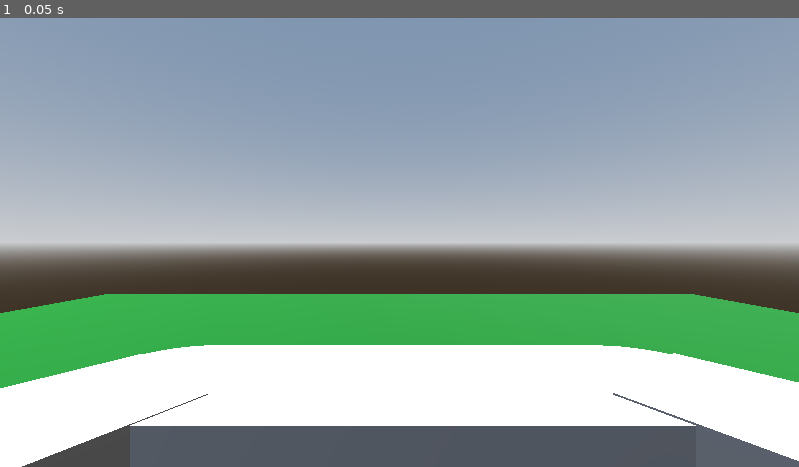
Above: before the commit, frame 1.
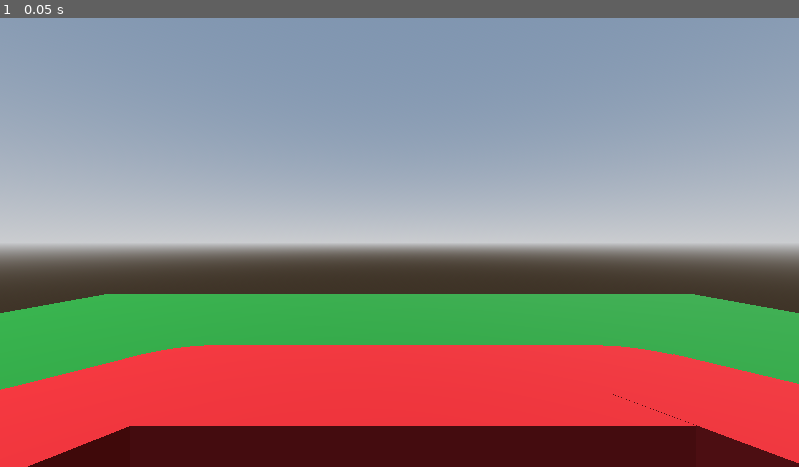
Above: after the commit, the same moment.

Repository: AlexPrada05/ProyectoFinalVR_v2
Game: Godot game, scene res://main.tscn
Two runs of this game, one before a commit and one after it. Both use one fixed random seed, a clock stepped at 60 frames per second and the inputs below.
Inputs:
- Up to frame 1 (0.05 s): no input

The runs differ from the first frame. In frame 1, 25% of the frame differs, in the area x 0-100%, y 72-100%.

Commit message:
cambio en el aspecto y colocacion de la mesa

Diff:
--- a/main.tscn
+++ b/main.tscn
@@ -36,15 +36,31 @@
 [sub_resource type="BoxShape3D" id="BoxShape3D_0xm2m"]
 size = Vector3(20, 1, 20)
 
+[sub_resource type="StandardMaterial3D" id="StandardMaterial3D_lquwl"]
+albedo_color = Color(0.49411765, 0, 0.03137255, 1)
+
 [sub_resource type="CylinderMesh" id="CylinderMesh_h2yge"]
+material = SubResource("StandardMaterial3D_lquwl")
+
+[sub_resource type="StandardMaterial3D" id="StandardMaterial3D_7mycd"]
+albedo_color = Color(0.49411765, 0, 0.03137255, 1)
 
 [sub_resource type="BoxMesh" id="BoxMesh_lquwl"]
+material = SubResource("StandardMaterial3D_7mycd")
 size = Vector3(3, 1, 1)
 
+[sub_resource type="StandardMaterial3D" id="StandardMaterial3D_272bh"]
+albedo_color = Color(0.49411765, 0, 0.03137255, 1)
+
 [sub_resource type="BoxMesh" id="BoxMesh_7mycd"]
+material = SubResource("StandardMaterial3D_272bh")
 size = Vector3(3, 1, 1)
 
+[sub_resource type="StandardMaterial3D" id="StandardMaterial3D_5vw27"]
+albedo_color = Color(0.49411765, 0, 0.03137255, 1)
+
 [sub_resource type="BoxMesh" id="BoxMesh_272bh"]
+material = SubResource("StandardMaterial3D_5vw27")
 size = Vector3(3, 1, 1)
 
 [node name="Main" type="Node3D"]
@@ -106,11 +122,11 @@
 mesh = SubResource("BoxMesh_lquwl")
 
 [node name="MesaIzq" type="MeshInstance3D" parent="Ground"]
-transform = Transform3D(-0.55339164, 0, -0.8329212, 0, 1, 0, 0.8329212, 0, -0.55339164, -2.2482555, 0.5088072, -0.5581879)
+transform = Transform3D(-0.55339164, 0, -0.8329212, 0, 1, 0, 0.8329212, 0, -0.55339164, -2.2482555, 0.50118077, -0.5581879)
 mesh = SubResource("BoxMesh_7mycd")
 
 [node name="MesaDer" type="MeshInstance3D" parent="Ground"]
-transform = Transform3D(-0.55339164, 0, 0.8329212, 0, 1, 0, -0.8329212, 0, -0.55339164, 2.3645458, 0.51318514, -0.5581876)
+transform = Transform3D(-0.55339164, 0, 0.8329212, 0, 1, 0, -0.8329212, 0, -0.55339164, 2.3645458, 0.5053625, -0.5581876)
 mesh = SubResource("BoxMesh_272bh")
 
 [node name="StartXR" parent="." instance=ExtResource("3_h2yge")]
Not shown: 1 places in main.tscn that only renumber resources
